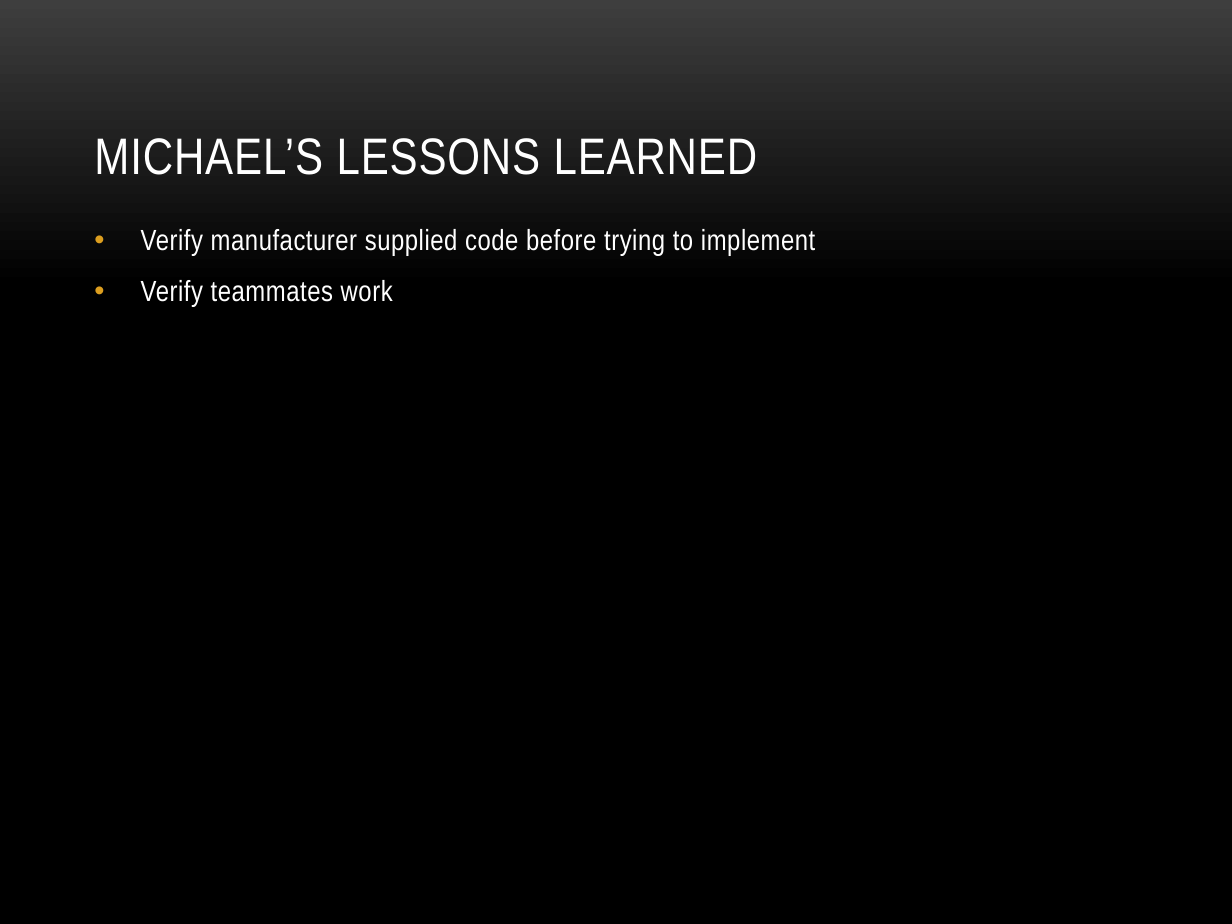
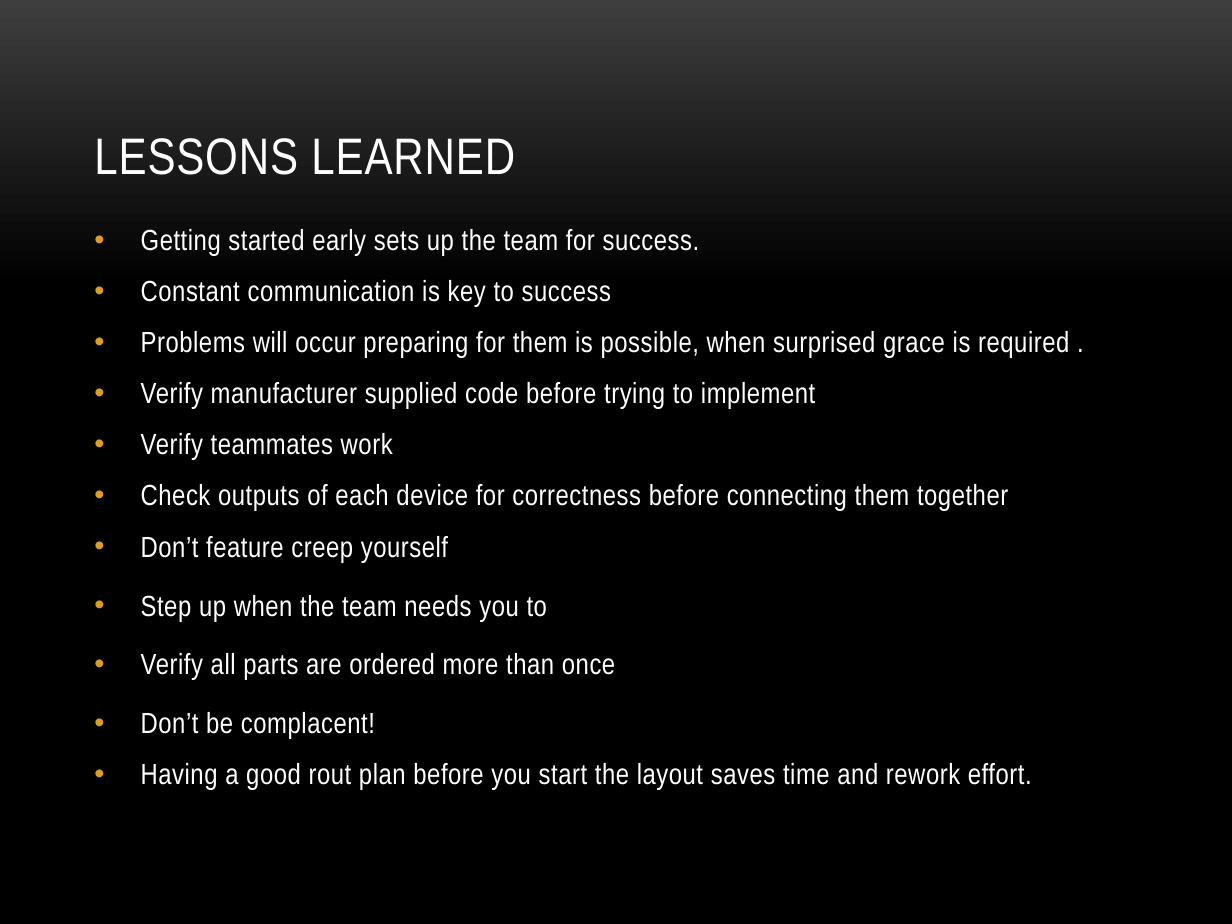
Before and after one commit to dosferatu/electronic-compass, a slide deck: slide 27 of Documentation/Project Documentation/Project Presentation.pptx (slide 28 before the commit). Drawn at 1232x924 pixels with LibreOffice and Linux fonts; fonts in the diff are those of the drawing; background and template pictures are left out. Boxes give left, top, right and bottom in pixels: in the first picture for what was removed or moved away, otherwise in the second. Text is boxed around its words. In the diff, an @@ line names an element or a change of style, - is before the commit and + after.

```diff
--- a/Documentation/Project Documentation/Project Presentation.pptx
+++ b/Documentation/Project Documentation/Project Presentation.pptx
@@ title at bbox=[94, 138, 515, 175]: text changed @@
-MICHAEL’S LESSONS LEARNED
+LESSONS LEARNED
@@ text at bbox=[141, 229, 1069, 358]: paragraphs added @@
+• Getting started early sets up the team for success.
+• Constant communication is key to success
+• Problems will occur preparing for them is possible, when surprised grace is required .
@@ text at bbox=[141, 484, 1032, 790]: paragraphs added @@
+• Check outputs of each device for correctness before connecting them together
+• Don’t feature creep yourself
+• Step up when the team needs you to
+• Verify all parts are ordered more than once
+• Don’t be complacent!
+• Having a good rout plan before you start the layout saves time and rework effort.
```
Also in this commit, not shown: 3 slides removed, 1 other file.
